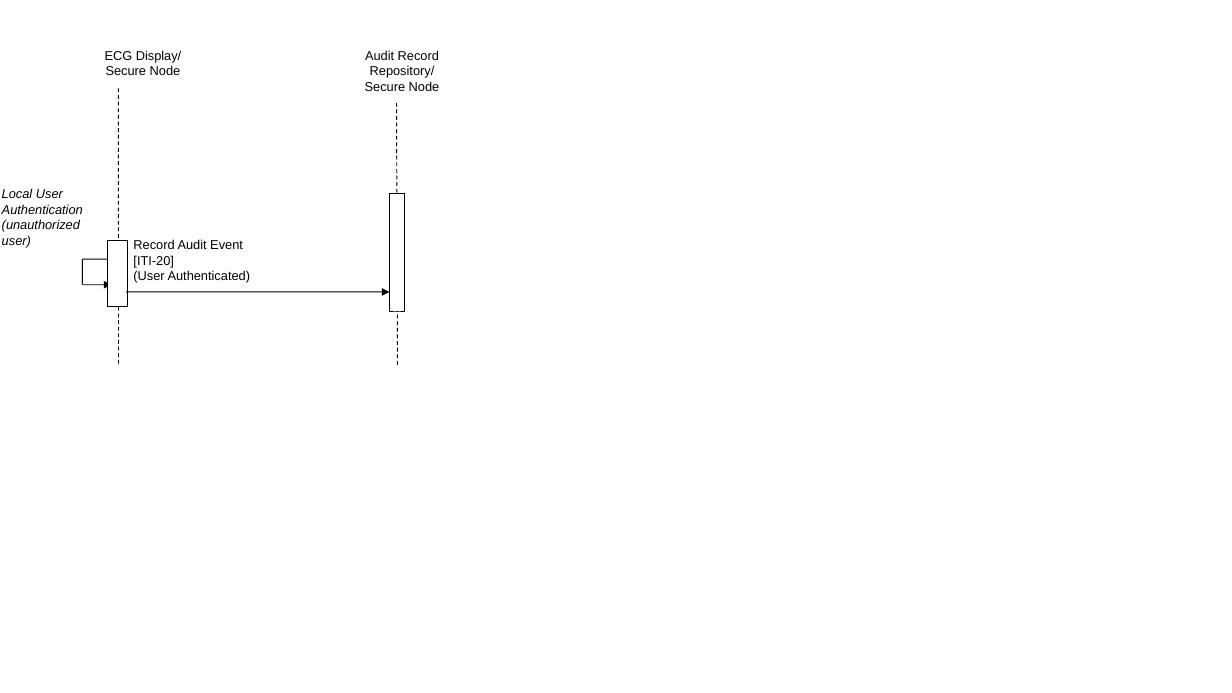
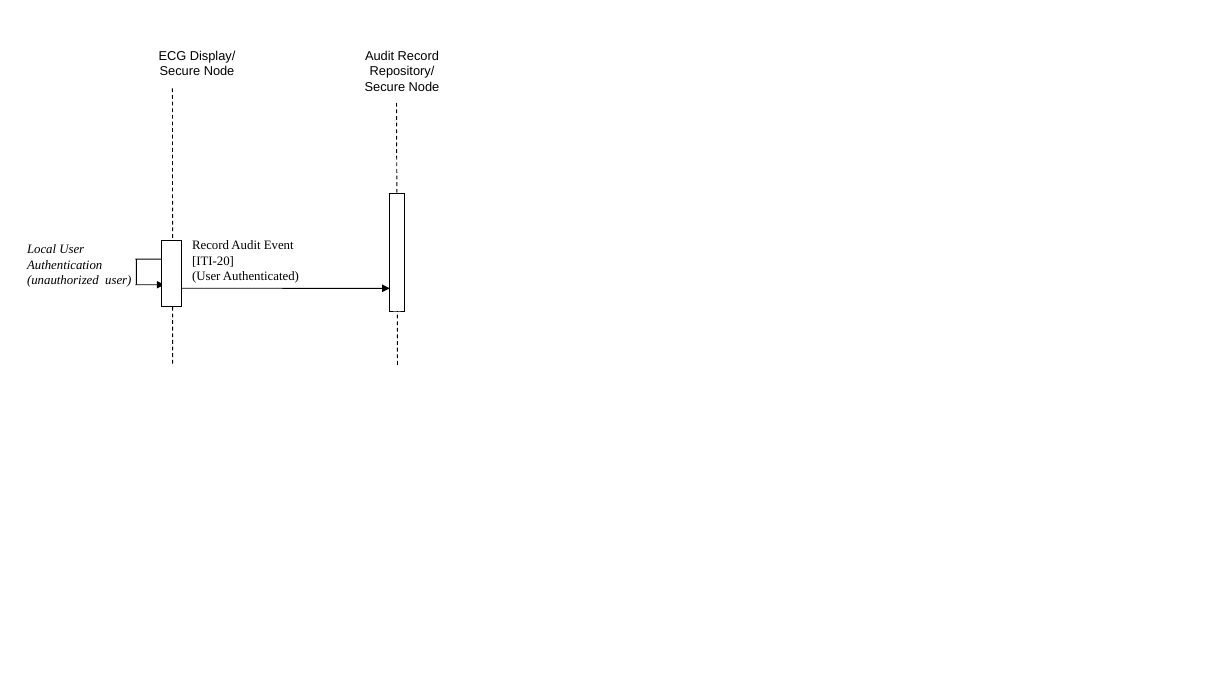
Before and after one commit to IHE/publications, a slide deck: slide 1 of ITI/TF/Volume1/media/Figure_9.4.2.3-1.pptx. Drawn at 1232x693 pixels with LibreOffice and Linux fonts; fonts in the diff are those of the drawing. Boxes give left, top, right and bottom in pixels: in the first picture for what was removed or moved away, otherwise in the second. Text is boxed around its words. In the diff, an @@ line names an element or a change of style, - is before the commit and + after.

```diff
--- a/ITI/TF/Volume1/media/Figure_9.4.2.3-1.pptx
+++ b/ITI/TF/Volume1/media/Figure_9.4.2.3-1.pptx
@@ text "Record Audit Event [ITI-20]" at (x1=192, y1=240, x2=299, y2=283): font Arial to Times New Roman @@
@@ text "Record Audit Event [ITI-20]" moved from (x1=133, y1=237, x2=250, y2=288) to (x1=192, y1=240, x2=299, y2=283) @@
@@ text "Local User" moved from (x1=2, y1=188, x2=83, y2=247) to (x1=27, y1=244, x2=131, y2=287) @@
@@ text "Local User" at (x1=27, y1=244, x2=131, y2=287): font Arial to Times New Roman @@
@@ 3 lines, 1 text, 1 arrow, 1 rectangle moved together from (x1=82, y1=50, x2=181, y2=364) to (x1=135, y1=50, x2=235, y2=364) @@
@@ arrow moved from (126, 292) - (390, 292) to (182, 288) - (390, 288) @@
```
Also in this commit, not shown: 5 other files.
